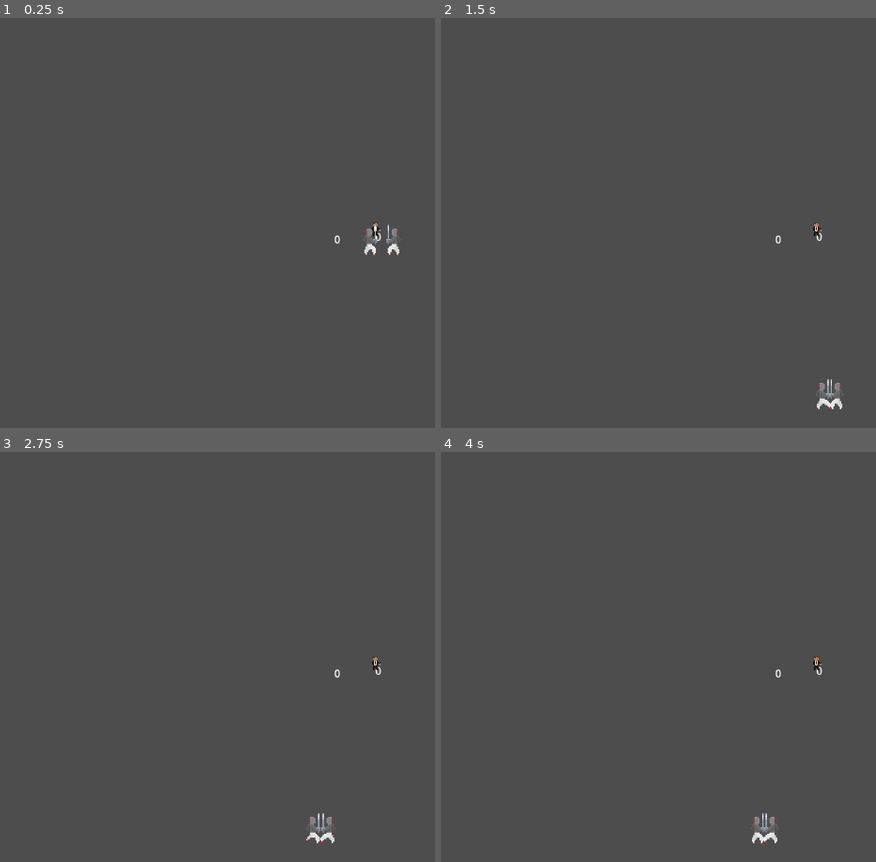
Above: before the commit, frames 1-4 (two rows, left to right).
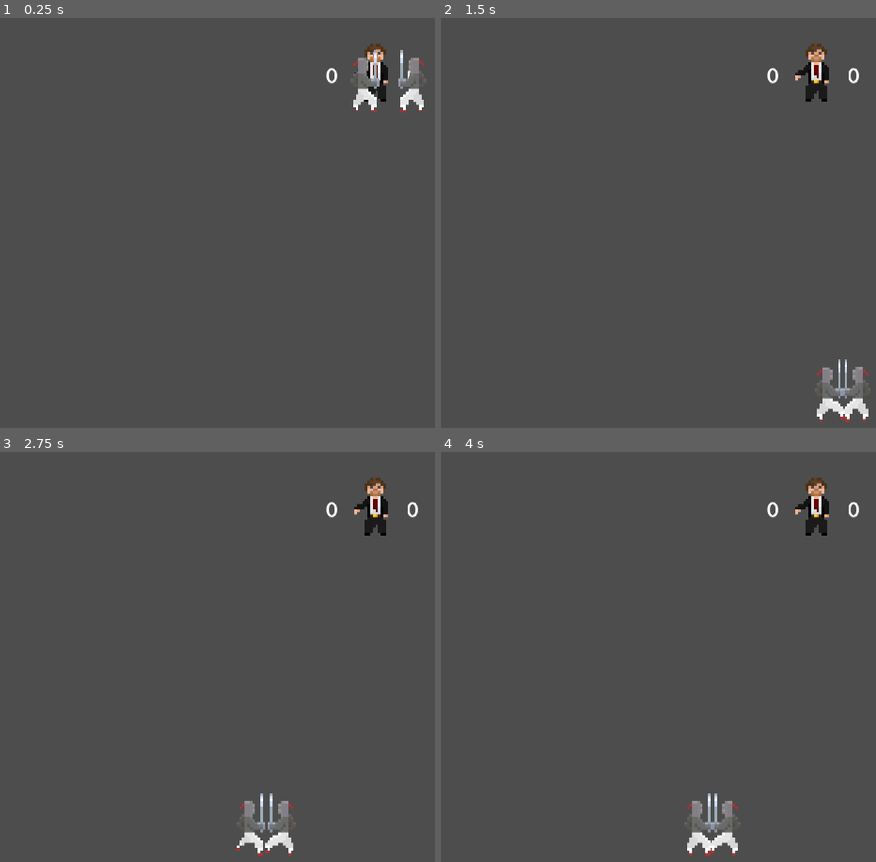
Above: after the commit, the same moments.

Repository: erikdervik/eisen-und-ehre
Game: Godot game, scene res://game.tscn
Two runs of this game, one before a commit and one after it. Both use one fixed random seed, a clock stepped at 60 frames per second and the inputs below. The engine's default icon, where the game draws it, is replaced by a stand-in: a white triangle on a blue panel in a dark square.
Inputs:
- Up to frame 1 (0.25 s): no input
- Up to frame 2 (1.5 s): hold Left (p2_left) 0.53-1.28 s; hold D (p1_right) from 0.53 s (still down); tap Right (p2_right) at 1.35 s
- Up to frame 3 (2.75 s): release D (p1_right) at 2.03 s; hold A (p1_left) from 2.03 s (still down); hold Left (p2_left) from 2.03 s (still down)
- Up to frame 4 (4 s): release A (p1_left) at 2.78 s; release Left (p2_left) at 2.78 s; hold D (p1_right) from 2.78 s (still down); tap Right (p2_right) at 2.85 s; hold Left (p2_left) from 3.53 s (still down)

The runs differ from the first frame. In frame 1, 1.7% of the frame differs, in the area x 74-98%, y 6-59%; in frame 2, 1.7%; in frame 3, 1.9%; in frame 4, 1.9%, in the area x 56-97%, y 6-99%.

Commit message:
textures geupdated

Diff:
--- a/game.tscn
+++ b/game.tscn
@@ -333,6 +333,7 @@
 script = ExtResource("1_e2o6t")
 
 [node name="Camera2D" type="Camera2D" parent="."]
+position = Vector2(0, 130)
 
 [node name="StaticBody2D" type="StaticBody2D" parent="."]
 
@@ -340,20 +341,22 @@
 shape = SubResource("WorldBoundaryShape2D_e2o6t")
 
 [node name="scoreP1" type="Label" parent="."]
-offset_right = 40.0
+offset_left = 24.0
+offset_right = 64.0
 offset_bottom = 23.0
 text = "0"
 
 [node name="scoreP2" type="Label" parent="."]
-offset_left = -63.0
-offset_top = 4.0
-offset_right = -23.0
-offset_bottom = 27.0
+offset_left = -38.0
+offset_right = 2.0
+offset_bottom = 23.0
 text = "0"
 
 [node name="judge" type="AnimatedSprite2D" parent="."]
+position = Vector2(0, 10)
+scale = Vector2(2, 2)
 sprite_frames = SubResource("SpriteFrames_r62pu")
-animation = &"konterattacke(rechts)"
+animation = &"konterattacke(links)"
 
 [node name="judge_speak" type="RichTextLabel" parent="."]
 offset_left = -21.0
--- a/project.godot
+++ b/project.godot
@@ -14,6 +14,10 @@
 run/main_scene="uid://c8b3dckx4gc31"
 config/features=PackedStringArray("4.5", "GL Compatibility")
 config/icon="res://icon.svg"
+
+[display]
+
+window/stretch/scale=2.0
 
 [input]
 
